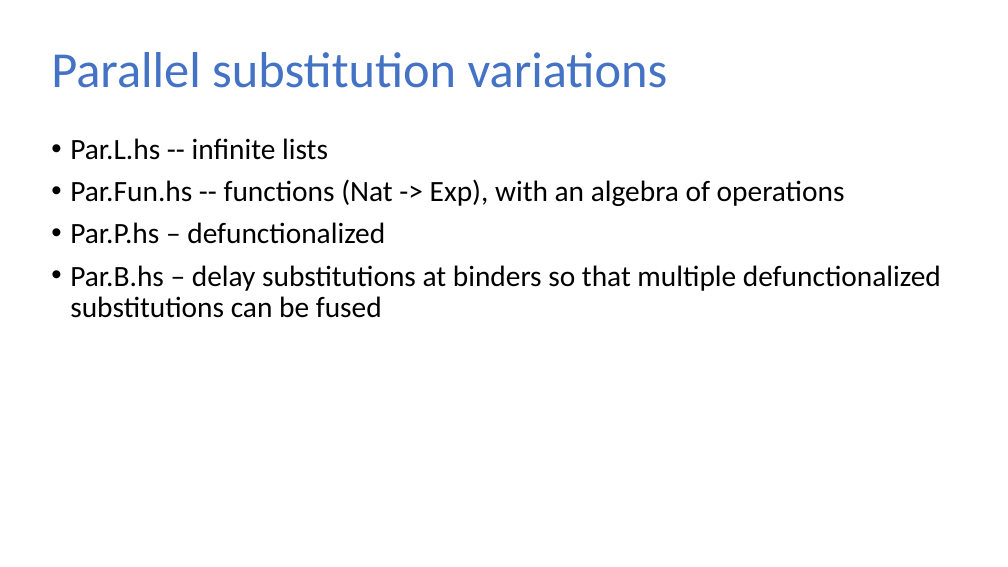
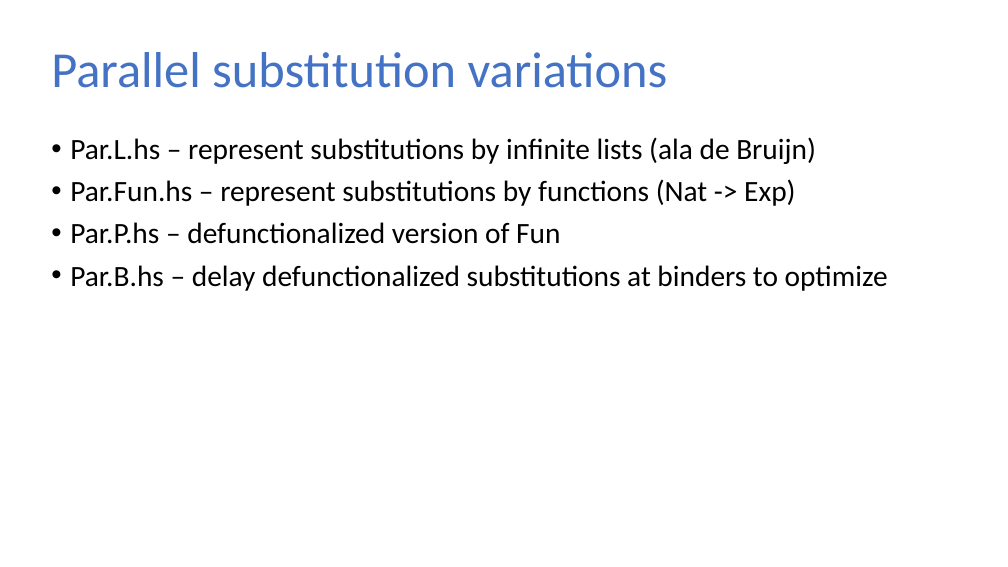
Before and after one commit to sweirich/lambda-n-ways, a slide deck: slide 17 of plclub-2021.pptx (slide 16 before the commit). Drawn at 1008x567 pixels with LibreOffice and Linux fonts; fonts in the diff are those of the drawing. Boxes give left, top, right and bottom in pixels: in the first picture for what was removed or moved away, otherwise in the second. Text is boxed around its words. In the diff, an @@ line names an element or a change of style, - is before the commit and + after.

```diff
--- a/plclub-2021.pptx
+++ b/plclub-2021.pptx
@@ text at <box>70,137,888,291</box>: text changed @@
-• Par.L.hs -- infinite lists
-• Par.Fun.hs -- functions (Nat -> Exp), with an algebra of operations
-• Par.P.hs – defunctionalized
-• Par.B.hs – delay substitutions at binders so that multiple defunctionalized substitutions can be fused
+• Par.L.hs – represent substitutions by infinite lists (ala de Bruijn)
+• Par.Fun.hs – represent substitutions by functions (Nat -> Exp)
+• Par.P.hs – defunctionalized version of Fun
+• Par.B.hs – delay defunctionalized substitutions at binders to optimize
```
Also in this commit, not shown: 14 other slides changed, 6 slides added, 1 slide removed, 1 other file.
